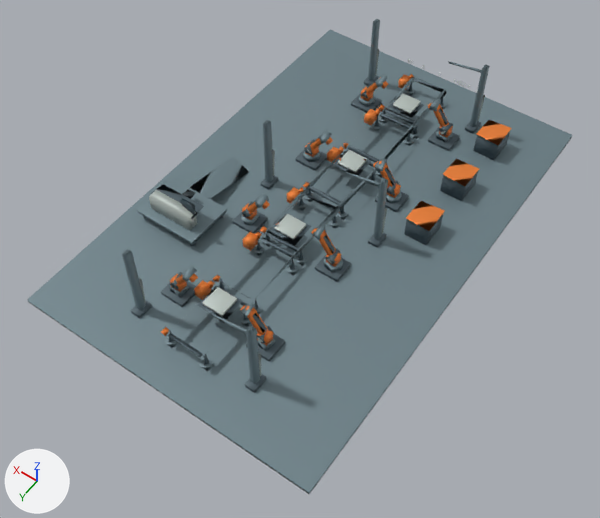
Before and after pictures for a commit that changed the glTF model assets/assembly-line/robotic_assembly_line_d2_lod1.glb.
Both versions are drawn from a 50 mm lens placed at (-17.1, 26.1, 35.5), pointed at (-0.9, 3.3, -0.3). The axes (+X, +Y, +Z) are drawn at lower left. The lights are the same throughout. The first picture is the older version. Where no turn or scale is listed for an object, it has been applied to the vertices.

The first picture shows 'ROBOTIC_ASSEMBLY_LINE_LOD1_STATIC_GEOMETRY'.
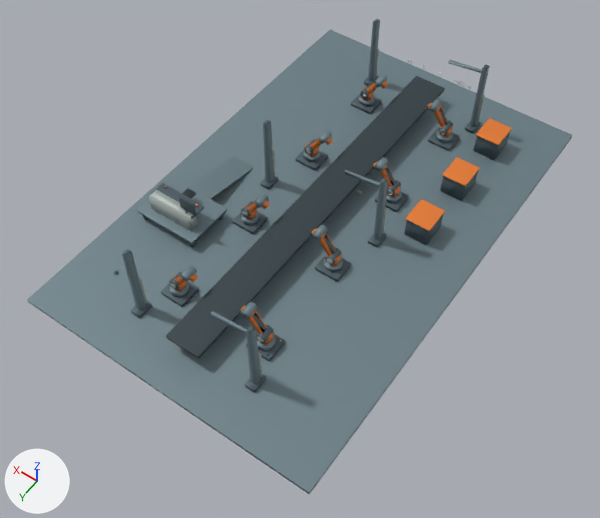
Pixel boxes (x1, y1, x2, y2) of what changed, in the pictures (600 x 518 px; the box of a moved part takes in the faces that stretch with it):
part 1 of me_mesh_0, moved or reshaped (not visible afterwards)
    before: (261, 237, 294, 257)
part 2 of me_mesh_0, moved or reshaped (not visible afterwards)
    before: (194, 280, 211, 300)
part 3 of me_mesh_0, moved or reshaped (not visible afterwards)
    before: (242, 232, 258, 251)
part 4 of me_mesh_0, moved or reshaped (not visible afterwards)
    before: (275, 214, 306, 240)
part 5 of me_mesh_0, deleted
    before: (161, 74, 447, 371)
part 6 of me_mesh_0, built on
    before: (168, 61, 482, 361)
    after: (138, 49, 512, 377)
part 7 of me_mesh_0, recoloured
    before: (167, 333, 197, 354)
    after: (166, 336, 197, 356)

Patch to the scene script:
```diff
--- a/assets/assembly-line/robotic_assembly_line_d2_lod1.glb.py
+++ b/assets/assembly-line/robotic_assembly_line_d2_lod1.glb.py
@@ me_mesh_0 @@
 # used by ob_robotic_assembly_line_lod1_static_geometry; location = (0.0, 0.0, 0.0)
-me_mesh_0.from_pydata(...)  # 2510 vertices, 4166 faces; spans x -9.0..9.0, y -14.0..14.0, z -0.3..4.7
+me_mesh_0.from_pydata(...)  # 2363 vertices, 4183 faces; spans x -9.0..9.0, y -14.0..14.0, z -0.3..4.7
+# me_mesh_0 part 1: the loose piece of 5 vertices spanning x -1.0..1.0, y 4.1..4.4, z 0.9..1.1 is scaled about its middle by (-0.0159, 0.0185, -0.00021), then moved by (4.8, 0.7, 0.8)
+# me_mesh_0 part 2: the loose piece of 8 vertices spanning x 1.2..1.8, y 8.3..8.9, z 0.5..1.1 is scaled about its middle by (0.276, 0.231, 0.178), then moved by (4.9, 1.4, -0.7)
+# me_mesh_0 part 3: the loose piece of 8 vertices spanning x 1.2..1.8, y 4.3..4.9, z 0.5..1.1 is multiplied about its middle by the matrix ((-0.085, -0.306, 0.004), (0.305, -0.084, 0.034), (-0.031, 0.013, 0.316)), then moved by (3.2, 0.7, -0.7)
+# me_mesh_0 part 4: the loose piece of 8 vertices spanning x -0.6..0.6, y 2.4..3.6, z 1.4..1.6 is multiplied about its middle by the matrix ((0.115, -0.161, 0.02), (0.161, 0.116, 0.01), (-0.02, 0.01, 0.198)), then moved by (1.5, -0.6, -1.4)
+# me_mesh_0 part 5: 81 loose pieces with 384 vertices, spanning x -1.4..1.8, y -12.0..12.0, z 0.0..1.7, are deleted
+# me_mesh_0 part 6: 15 vertices moved within x -4.7..6.1, y -14.0..11.9, z 0.2..1.4; 49 vertices removed from x -3.0..5.5, y -14.0..12.0, z 0.2..4.1; 286 vertices added at x -6.1..7.8, y -14.0..11.1, z -0.1..4.4
+# me_mesh_0 part 7: 1 kept faces spanning x -1.0..1.0, y 11.9, z 0.9..1.1 get new vertex colours; the middle colour goes from greyish blue #4d5d65 to greyish cyan #354247
+# other edits to the shape of me_mesh_0 do not show in these pictures
 me_mesh_0.materials.append(mat_assembly_line_vertex_palette)
```
